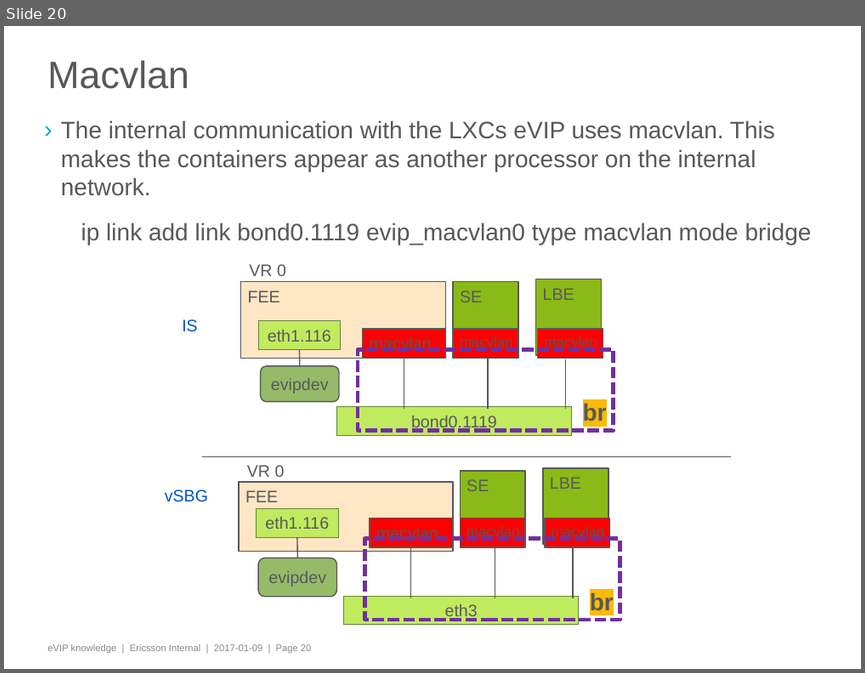
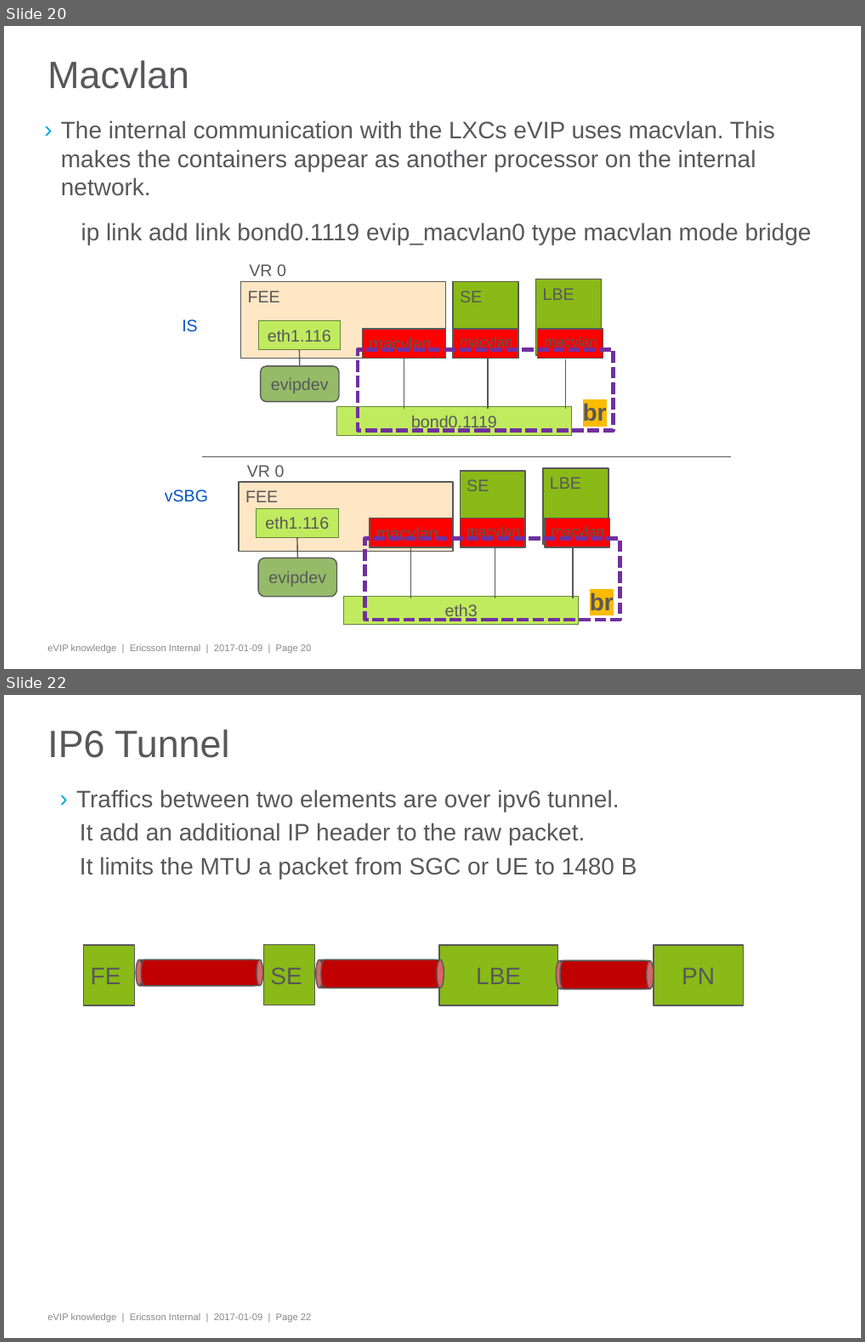
Before and after one commit to odking/mecome, a slide deck: sbg/eVIP knowledge.pptx. Shown one above the other, each under a label of ours: slide 20 before the commit, slides 20 and 22 after it; the slides between them are not shown. The pictures are 865x673 and 865x1342 pixels, drawn with LibreOffice and Linux fonts; fonts in the diff are those of the drawing; background and template pictures are left out. Boxes give left, top, right and bottom in pixels: in the first picture for what was removed or moved away, otherwise in the second. Text is boxed around its words. In the diff, an @@ line names an element or a change of style, - is before the commit and + after.

```diff
--- a/sbg/eVIP knowledge.pptx
+++ b/sbg/eVIP knowledge.pptx
@@ slide 22 added at [4, 695, 861, 1338], background #FFFFFF; not listed: 1 template element that a slide beside it also shows @@
@@ title added at [47, 729, 229, 758], 32 pt, text #58585A @@
+IP6 Tunnel
@@ text added at [76, 789, 637, 879], 20 pt, text #58585A @@
+› Traffics between two elements are over ipv6 tunnel.
+It add an additional IP header to the raw packet.
+It limits the MTU a packet from SGC or UE to 1480 B
@@ rectangle added at [84, 945, 134, 1005], fill #89BA17, outline #58585A 1 pt, 20 pt, text #58585A @@
+FE
@@ rectangle added at [263, 944, 314, 1004], fill #89BA17, outline #58585A 1 pt, 20 pt, text #58585A @@
+SE
@@ rectangle added at [439, 945, 558, 1005], fill #89BA17, outline #58585A 1 pt, 20 pt, text #58585A @@
+LBE
@@ rectangle added at [653, 945, 744, 1005], fill #89BA17, outline #58585A 1 pt, 20 pt, text #58585A @@
+PN
@@ cylinder added at [136, 959, 257, 986], fill #C00000, outline #58585A 1 pt @@
@@ cylinder added at [141, 959, 262, 986], fill #C00000, outline #58585A 1 pt @@
@@ cylinder added at [316, 959, 438, 988], fill #C00000, outline #58585A 1 pt @@
@@ cylinder added at [321, 959, 443, 988], fill #C00000, outline #58585A 1 pt @@
@@ cylinder added at [556, 960, 649, 989], fill #C00000, outline #58585A 1 pt @@
@@ cylinder added at [560, 960, 653, 989], fill #C00000, outline #58585A 1 pt @@
```
Also in this commit, not shown: 6 slides changed, 2 other slides added, 2 slides removed, 10 other files.
